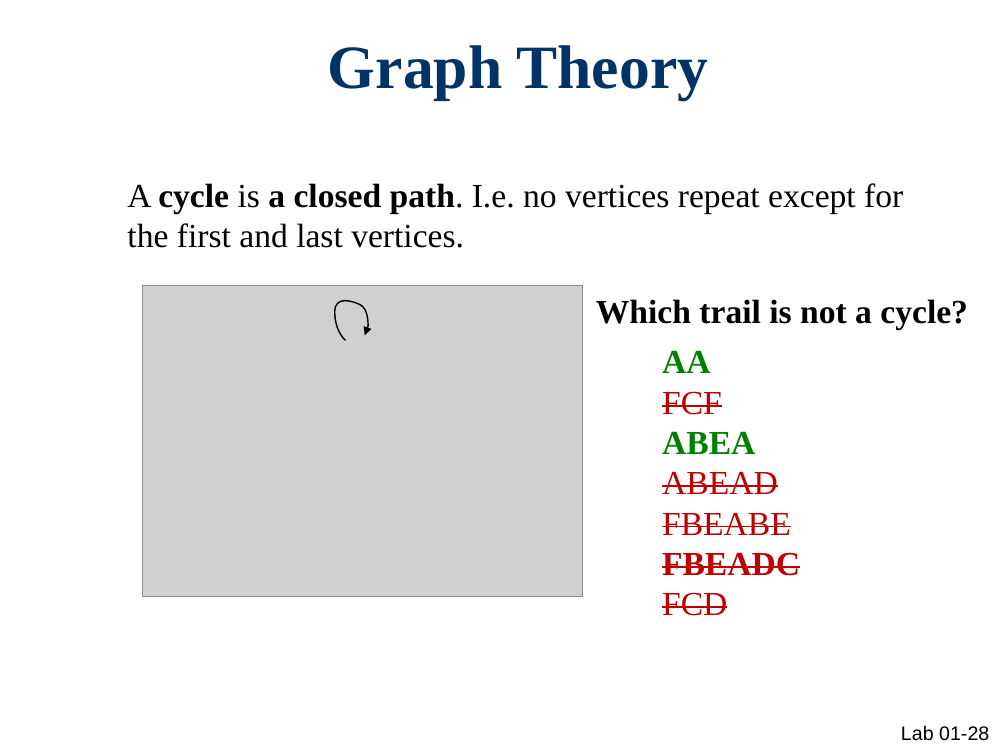
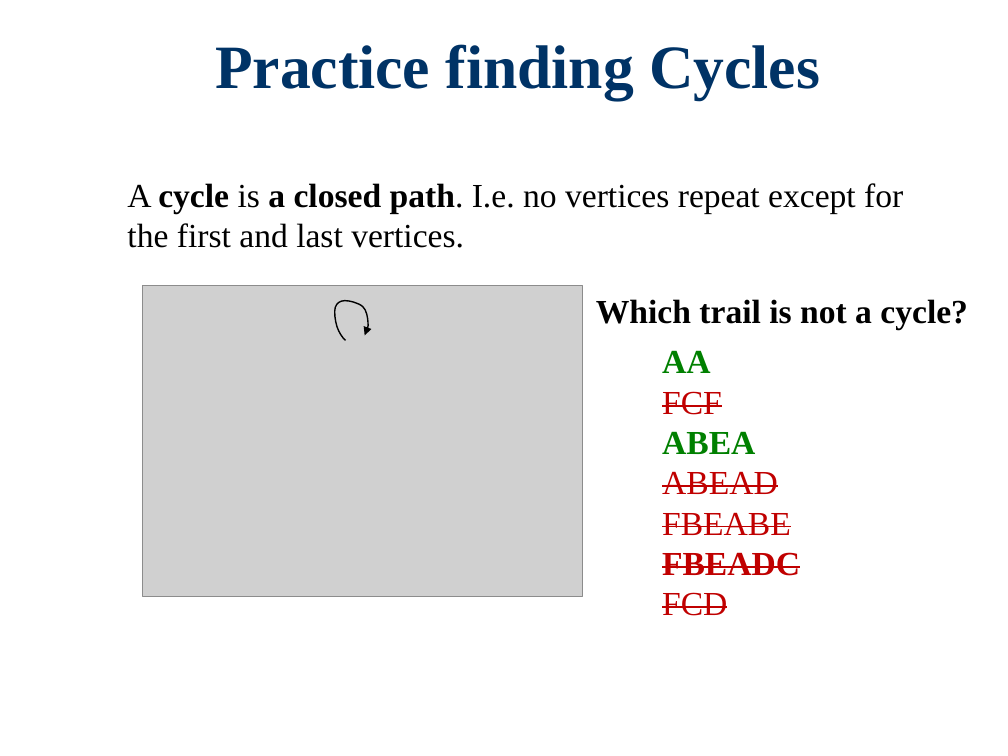
Before and after one commit to Cy-FairCS/cs3, a slide deck: slide 30 of u09a_graphTheory/notes/0 Graph Theory Terminology/Graph Theory Terms.pptx (slide 28 before the commit). Drawn at 1008x756 pixels with LibreOffice and Linux fonts; fonts in the diff are those of the drawing; grey boxes stand for pictures; background and template pictures are left out. Boxes give left, top, right and bottom in pixels: in the first picture for what was removed or moved away, otherwise in the second. Text is boxed around its words. In the diff, an @@ line names an element or a change of style, - is before the commit and + after.

```diff
--- a/u09a_graphTheory/notes/0 Graph Theory Terminology/Graph Theory Terms.pptx
+++ b/u09a_graphTheory/notes/0 Graph Theory Terminology/Graph Theory Terms.pptx
@@ title at [215,44,820,99]: text changed @@
-Graph Theory
+Practice finding Cycles
@@ page number removed at [901,725,989,741] @@
-Lab 01-28
```
Also in this commit, not shown: 16 other slides changed, 8 slides added, 1 slide removed, 31 other files.
